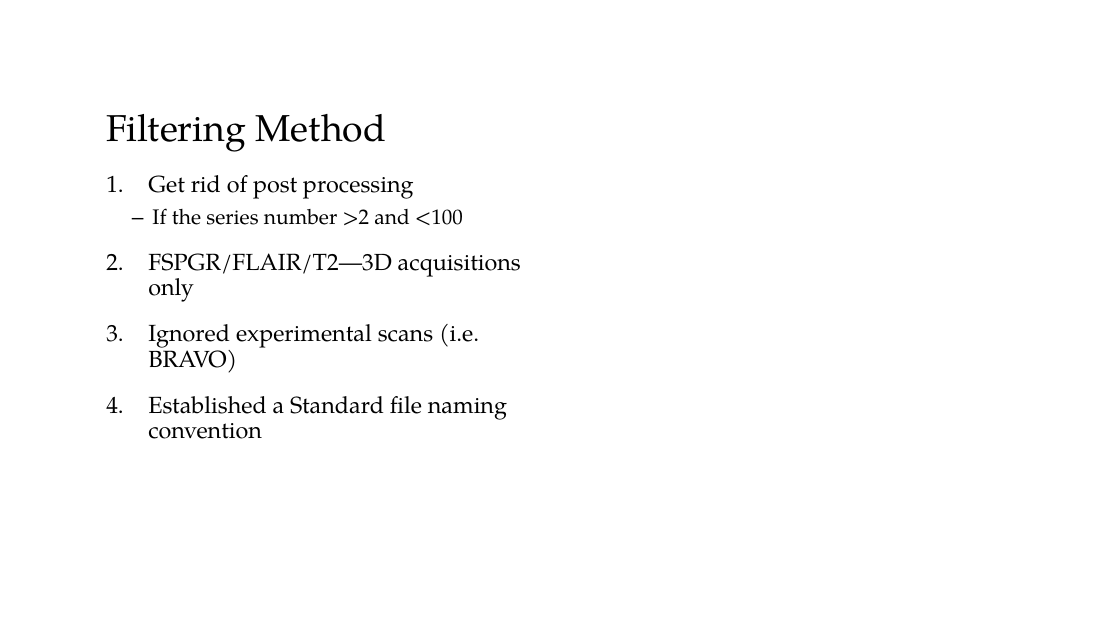
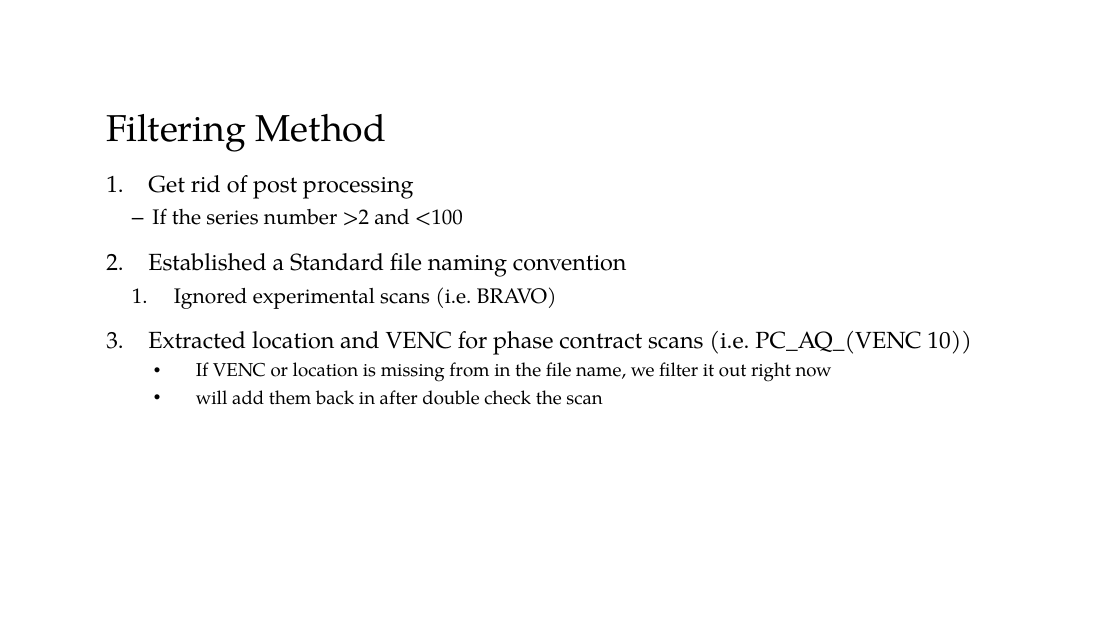
Before and after one commit to KeWei423/HMRI_work, a slide deck: slide 4 of Project_NaCl/Project_DO.pptx. Drawn at 1120x630 pixels with LibreOffice and Linux fonts; fonts in the diff are those of the drawing; background and template pictures are left out. Boxes give left, top, right and bottom in pixels: in the first picture for what was removed or moved away, otherwise in the second. Text is boxed around its words. In the diff, an @@ line names an element or a change of style, - is before the commit and + after.

```diff
--- a/Project_NaCl/Project_DO.pptx
+++ b/Project_NaCl/Project_DO.pptx
@@ text at [148, 253, 627, 277]: text changed @@
-2. FSPGR/FLAIR/T2—3D acquisitions only
+2. Established a Standard file naming convention
@@ text at [174, 287, 557, 309]: size 20 to 18 pt in "Ignored experimental scans (i.e. BRAVO)"; list level 1 to 2 in "Ignored experimental scans (i.e. BRAVO)" @@
@@ text at [148, 331, 972, 405]: text changed; size 20 to 16 pt @@
-4. Established a Standard file naming convention
+3. Extracted location and VENC for phase contract scans (i.e. PC_AQ_(VENC 10))
+    • If VENC or location is missing from in the file name, we filter it out right now
+    • will add them back in after double check the scan
```
Also in this commit, not shown: 1 other slide changed, 1 slide added, 6 other files.
